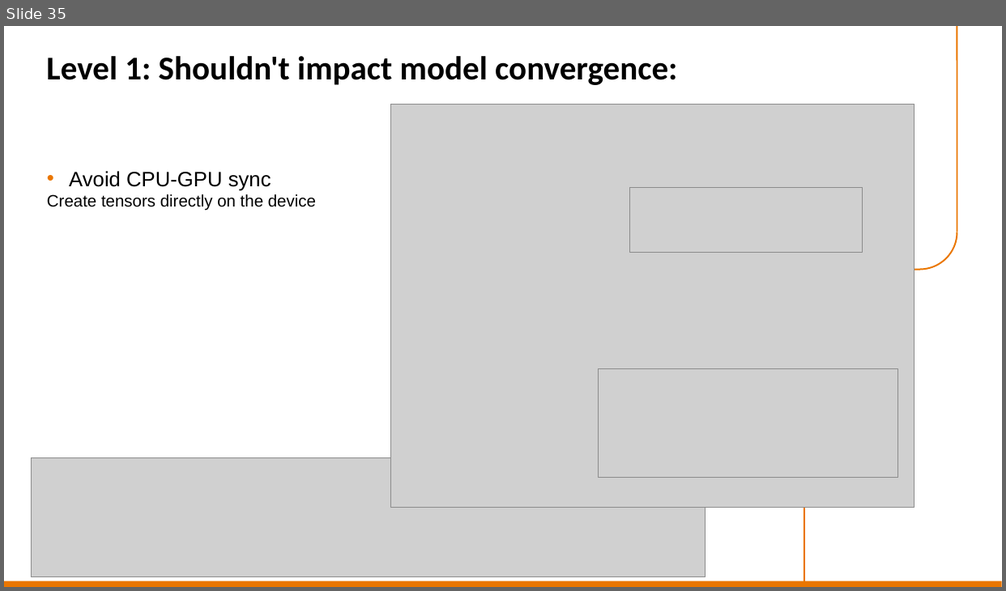
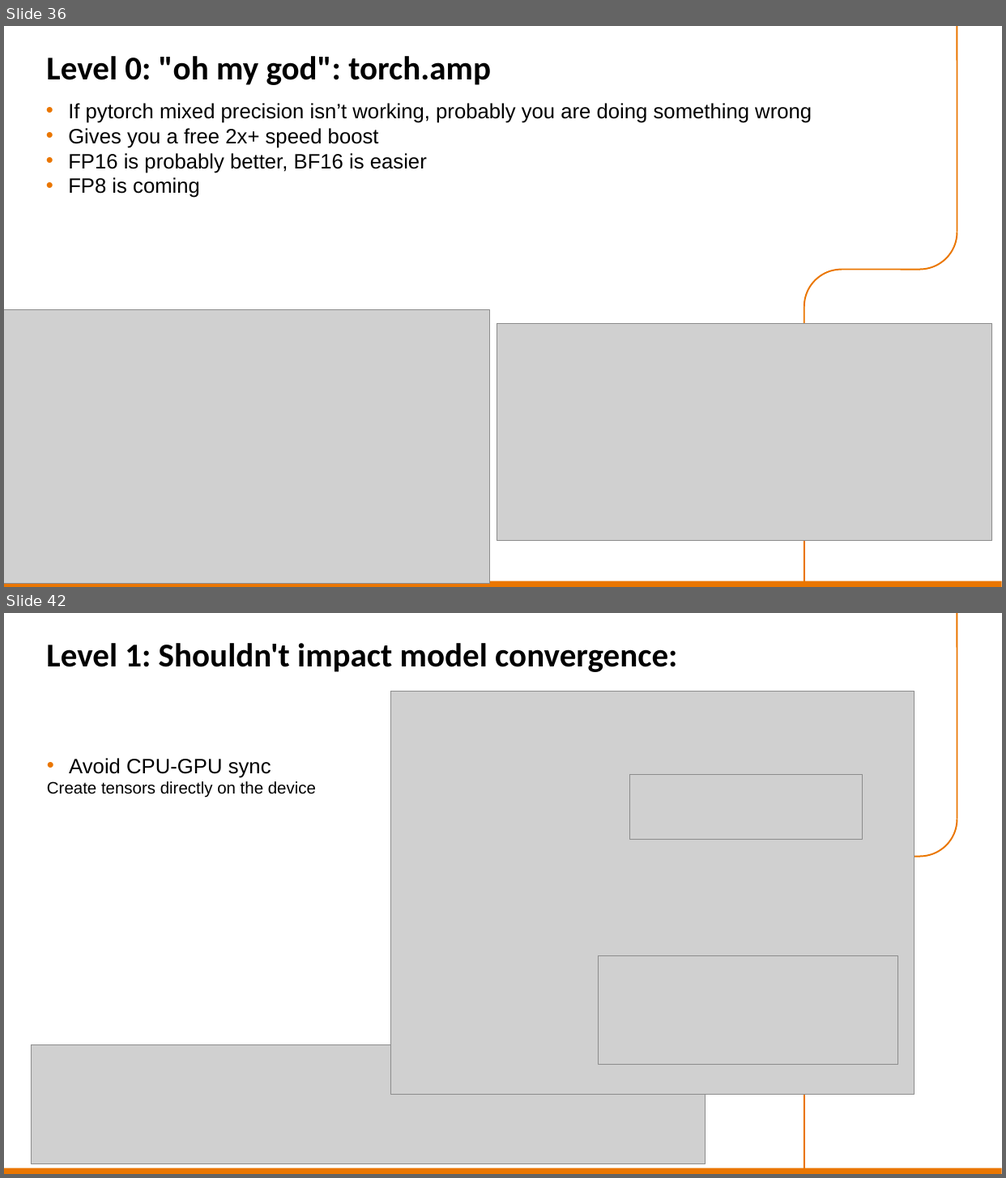
Before and after one commit to sara-nl/HPML-course-materials, a slide deck: Day2/slides/hw_and_software_features.pptx. Shown one above the other, each under a label of ours: slide 35 before the commit, slides 36 and 42 after it; the slides between them are not shown. The pictures are 1006x591 and 1006x1178 pixels, drawn with LibreOffice and Linux fonts; fonts in the diff are those of the drawing; grey boxes stand for pictures; background and template pictures are left out. Boxes give left, top, right and bottom in pixels: in the first picture for what was removed or moved away, otherwise in the second. Text is boxed around its words. In the diff, an @@ line names an element or a change of style, - is before the commit and + after.

```diff
--- a/Day2/slides/hw_and_software_features.pptx
+++ b/Day2/slides/hw_and_software_features.pptx
@@ slide 36 added at bbox=[4, 26, 1002, 587], background #FFFFFF; not listed: 1 template element that a slide beside it also shows @@
@@ freeform shape added at bbox=[957, 26, 957, 233], outline #EA7600 1.5 pt @@
@@ title added at bbox=[46, 56, 491, 85], 32 pt, text #000000, bold @@
+Level 0: "oh my god": torch.amp
@@ text added at bbox=[68, 103, 812, 198], 20 pt, text #000000 @@
+• If pytorch mixed precision isn’t working, probably you are doing something wrong
+• Gives you a free 2x+ speed boost
+• FP16 is probably better, BF16 is easier
+• FP8 is coming
@@ arc (boxed as its full ellipse) added at bbox=[883, 195, 957, 269], outline #EA7600 1.5 pt @@
@@ arc (boxed as its full ellipse) added at bbox=[804, 269, 879, 344], outline #EA7600 1.5 pt @@
@@ freeform shape added at bbox=[842, 269, 920, 269], outline #EA7600 1.5 pt @@
@@ picture added at bbox=[4, 310, 490, 584] @@
@@ freeform shape added at bbox=[804, 307, 804, 587], outline #EA7600 1.5 pt @@
@@ picture added at bbox=[497, 324, 992, 540] @@
@@ what was slide 35 is now slide 42 @@
```
Also in this commit, not shown: 9 slides changed, 13 other slides added, 1 slide removed, 1 other file.
